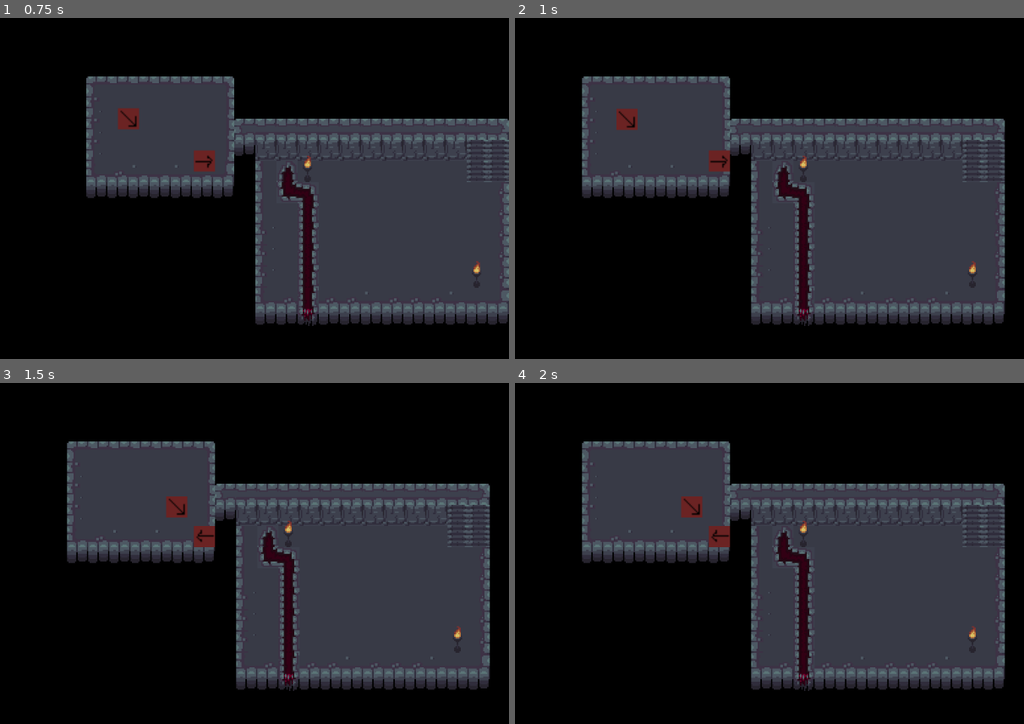
Above: before the commit, frames 1-4 (two rows, left to right).
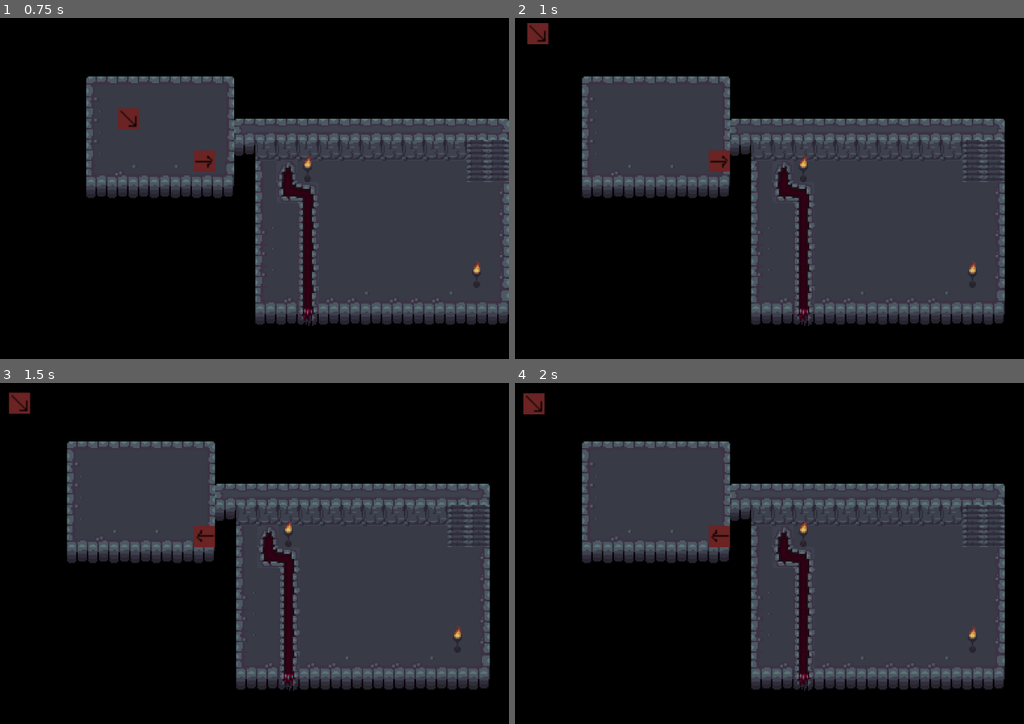
Above: after the commit, the same moments.

Repository: ellis-matthew4/TheLastCrusade
Game: Godot game, scene res://SceneManager.tscn
The game is run twice, just before and just after one commit, with the same random seed, the same clock (stepped at 60 frames per second) and the same inputs.
Inputs (mouse positions are in pixels of both pictures, inside the frame that each line leads up to):
- Up to frame 1 (0.75 s): tap Enter at 0.5 s; move the mouse to (320, 140) at 0.52 s; hold D (ui_right) from 0.53 s (still down)
- Up to frame 2 (1 s): keep holding D (ui_right)
- Up to frame 3 (1.5 s): move the mouse to (35, 546) at 1.27 s; release D (ui_right) at 1.28 s; hold S (ui_down) from 1.28 s (still down)
- Up to frame 4 (2 s): keep holding S (ui_down)

Frame 1 is identical in both runs. In frame 2, 0.5% of the frame differs, in the area x 2-25%, y 1-33%; in frame 3, 0.5%, in the area x 1-37%, y 2-40%; in frame 4, 0.5%.

Commit message:
Slightly improved pathfinding

Diff:
--- a/assets/scripts/priest.gd
+++ b/assets/scripts/priest.gd
@@ -52,7 +52,12 @@
 		for index in range(path.size()):
 			var distance_between_points = last_point.distance_to(path[0])
 			if distance <= distance_between_points and distance >= 0.0:
-				position = last_point.linear_interpolate(path[0], distance / distance_between_points)
+				motion = last_point.linear_interpolate(path[0], distance / distance_between_points)
+				if test_motion(motion):
+					position = motion
+				else:
+					motion *= Vector2(-1,-1)
+					position = motion
 				break
 			elif distance < 0.0:
 				position = path[0]
--- a/assets/tiles/tiles.tscn
+++ b/assets/tiles/tiles.tscn
@@ -8,32 +8,32 @@
 polygons = [ PoolIntArray( 0, 1, 0, 2, 3, 1 ) ]
 outlines = [ PoolVector2Array( 6, -10, -10, -10, 6, -10, 6, 6, -10, 6, -10, -10 ) ]
 
-[sub_resource type="RectangleShape2D" id=3]
+[sub_resource type="RectangleShape2D" id=2]
 
 custom_solver_bias = 0.0
 extents = Vector2( 8, 12 )
 
-[sub_resource type="RectangleShape2D" id=4]
+[sub_resource type="RectangleShape2D" id=3]
 
 custom_solver_bias = 0.0
 extents = Vector2( 4, 6 )
 
-[sub_resource type="RectangleShape2D" id=5]
+[sub_resource type="RectangleShape2D" id=4]
 
 custom_solver_bias = 0.0
 extents = Vector2( 8, 7 )
 
-[sub_resource type="RectangleShape2D" id=6]
+[sub_resource type="RectangleShape2D" id=5]
 
 custom_solver_bias = 0.0
 extents = Vector2( 7, 8 )
 
-[sub_resource type="RectangleShape2D" id=2]
+[sub_resource type="RectangleShape2D" id=6]
 
 custom_solver_bias = 0.0
 extents = Vector2( 8, 8 )
 
-[node name="root" type="Node2D"]
+[node name="root" type="Node2D" index="0"]
 
 _sections_unfolded = [ "Region", "Transform" ]
 
@@ -46,7 +46,6 @@
 
 [node name="NavigationPolygonInstance" type="NavigationPolygonInstance" parent="bigFloor0" index="0"]
 
-position = Vector2( 2, 2 )
 navpoly = SubResource( 1 )
 enabled = true
 _sections_unfolded = [ "Transform" ]
@@ -60,7 +59,6 @@
 
 [node name="NavigationPolygonInstance2" type="NavigationPolygonInstance" parent="bigFloor1" index="0"]
 
-position = Vector2( 2, 2 )
 navpoly = SubResource( 1 )
 enabled = true
 
@@ -73,7 +71,6 @@
 
 [node name="NavigationPolygonInstance3" type="NavigationPolygonInstance" parent="bigFloor2" index="0"]
 
-position = Vector2( 2, 2 )
 navpoly = SubResource( 1 )
 enabled = true
 
@@ -86,7 +83,6 @@
 
 [node name="NavigationPolygonInstance4" type="NavigationPolygonInstance" parent="bigFloor3" index="0"]
 
-position = Vector2( 2, 2 )
 navpoly = SubResource( 1 )
 enabled = true
 
@@ -99,7 +95,6 @@
 
 [node name="NavigationPolygonInstance5" type="NavigationPolygonInstance" parent="bigFloor4" index="0"]
 
-position = Vector2( 2, 2 )
 navpoly = SubResource( 1 )
 enabled = true
 
@@ -112,7 +107,6 @@
 
 [node name="NavigationPolygonInstance6" type="NavigationPolygonInstance" parent="bigFloor5" index="0"]
 
-position = Vector2( 2, 2 )
 navpoly = SubResource( 1 )
 enabled = true
 
@@ -125,7 +119,6 @@
 
 [node name="NavigationPolygonInstance7" type="NavigationPolygonInstance" parent="bigFloor6" index="0"]
 
-position = Vector2( 2, 2 )
 navpoly = SubResource( 1 )
 enabled = true
 
@@ -138,7 +131,6 @@
 
 [node name="NavigationPolygonInstance8" type="NavigationPolygonInstance" parent="bigFloor7" index="0"]
 
-position = Vector2( 2, 2 )
 navpoly = SubResource( 1 )
 enabled = true
 
@@ -151,7 +143,6 @@
 
 [node name="NavigationPolygonInstance9" type="NavigationPolygonInstance" parent="bigFloor8" index="0"]
 
-position = Vector2( 2, 2 )
 navpoly = SubResource( 1 )
 enabled = true
 
@@ -164,7 +155,6 @@
 
 [node name="NavigationPolygonInstance10" type="NavigationPolygonInstance" parent="bigFloor9" index="0"]
 
-position = Vector2( 2, 2 )
 navpoly = SubResource( 1 )
 enabled = true
 
@@ -177,7 +167,6 @@
 
 [node name="NavigationPolygonInstance11" type="NavigationPolygonInstance" parent="bigFloor10" index="0"]
 
-position = Vector2( 2, 2 )
 navpoly = SubResource( 1 )
 enabled = true
 
@@ -190,7 +179,6 @@
 
 [node name="NavigationPolygonInstance12" type="NavigationPolygonInstance" parent="bigFloor11" index="0"]
 
-position = Vector2( 2, 2 )
 navpoly = SubResource( 1 )
 enabled = true
 
@@ -203,7 +191,6 @@
 
 [node name="NavigationPolygonInstance13" type="NavigationPolygonInstance" parent="bigFloor12" index="0"]
 
-position = Vector2( 2, 2 )
 navpoly = SubResource( 1 )
 enabled = true
 
@@ -216,7 +203,6 @@
 
 [node name="NavigationPolygonInstance14" type="NavigationPolygonInstance" parent="bigFloor13" index="0"]
 
-position = Vector2( 2, 2 )
 navpoly = SubResource( 1 )
 enabled = true
 
@@ -229,7 +215,6 @@
 
 [node name="NavigationPolygonInstance15" type="NavigationPolygonInstance" parent="bigFloor14" index="0"]
 
-position = Vector2( 2, 2 )
 navpoly = SubResource( 1 )
 enabled = true
 
@@ -242,7 +227,6 @@
 
 [node name="NavigationPolygonInstance16" type="NavigationPolygonInstance" parent="bigFloor15" index="0"]
 
-position = Vector2( 2, 2 )
 navpoly = SubResource( 1 )
 enabled = true
 
@@ -255,7 +239,6 @@
 
 [node name="NavigationPolygonInstance17" type="NavigationPolygonInstance" parent="bigFloor16" index="0"]
 
-position = Vector2( 2, 2 )
 navpoly = SubResource( 1 )
 enabled = true
 
@@ -268,7 +251,6 @@
 
 [node name="NavigationPolygonInstance18" type="NavigationPolygonInstance" parent="bigFloor17" index="0"]
 
-position = Vector2( 2, 2 )
 navpoly = SubResource( 1 )
 enabled = true
 
@@ -316,7 +298,6 @@
 
 [node name="NavigationPolygonInstance19" type="NavigationPolygonInstance" parent="walkway0" index="0"]
 
-position = Vector2( 2, 2 )
 navpoly = SubResource( 1 )
 enabled = true
 
@@ -329,7 +310,6 @@
 
 [node name="NavigationPolygonInstance20" type="NavigationPolygonInstance" parent="walkway1" index="0"]
 
-position = Vector2( 2, 2 )
 navpoly = SubResource( 1 )
 enabled = true
 
@@ -342,7 +322,6 @@
 
 [node name="NavigationPolygonInstance21" type="NavigationPolygonInstance" parent="walkway2" index="0"]
 
-position = Vector2( 2, 2 )
 navpoly = SubResource( 1 )
 enabled = true
 
@@ -355,7 +334,6 @@
 
 [node name="NavigationPolygonInstance22" type="NavigationPolygonInstance" parent="walkway3" index="0"]
 
-position = Vector2( 2, 2 )
 navpoly = SubResource( 1 )
 enabled = true
 
@@ -368,7 +346,6 @@
 
 [node name="NavigationPolygonInstance23" type="NavigationPolygonInstance" parent="walkway4" index="0"]
 
-position = Vector2( 2, 2 )
 navpoly = SubResource( 1 )
 enabled = true
 
@@ -381,7 +358,6 @@
 
 [node name="NavigationPolygonInstance24" type="NavigationPolygonInstance" parent="walkway5" index="0"]
 
-position = Vector2( 2, 2 )
 navpoly = SubResource( 1 )
 enabled = true
 
@@ -394,7 +370,6 @@
 
 [node name="NavigationPolygonInstance25" type="NavigationPolygonInstance" parent="walkway6" index="0"]
 
-position = Vector2( 2, 2 )
 navpoly = SubResource( 1 )
 enabled = true
 
@@ -407,7 +382,6 @@
 
 [node name="NavigationPolygonInstance26" type="NavigationPolygonInstance" parent="walkway7" index="0"]
 
-position = Vector2( 2, 2 )
 navpoly = SubResource( 1 )
 enabled = true
 
@@ -448,7 +422,6 @@
 
 [node name="NavigationPolygonInstance27" type="NavigationPolygonInstance" parent="floor0" index="0"]
 
-position = Vector2( 2, 2 )
 navpoly = SubResource( 1 )
 enabled = true
 
@@ -461,7 +434,6 @@
 
 [node name="NavigationPolygonInstance28" type="NavigationPolygonInstance" parent="floor1" index="0"]
 
-position = Vector2( 2, 2 )
 navpoly = SubResource( 1 )
 enabled = true
 
@@ -474,7 +446,6 @@
 
 [node name="NavigationPolygonInstance29" type="NavigationPolygonInstance" parent="floor2" index="0"]
 
-position = Vector2( 2, 2 )
 navpoly = SubResource( 1 )
 enabled = true
 
@@ -487,7 +458,6 @@
 
 [node name="NavigationPolygonInstance30" type="NavigationPolygonInstance" parent="floor3" index="0"]
 
-position = Vector2( 2, 2 )
 navpoly = SubResource( 1 )
 enabled = true
 
@@ -500,7 +470,6 @@
 
 [node name="NavigationPolygonInstance31" type="NavigationPolygonInstance" parent="floor4" index="0"]
 
-position = Vector2( 2, 2 )
 navpoly = SubResource( 1 )
 enabled = true
 
@@ -513,7 +482,6 @@
 
 [node name="NavigationPolygonInstance32" type="NavigationPolygonInstance" parent="floor5" index="0"]
 
-position = Vector2( 2, 2 )
 navpoly = SubResource( 1 )
 enabled = true
 
@@ -526,7 +494,6 @@
 
 [node name="NavigationPolygonInstance33" type="NavigationPolygonInstance" parent="floor6" index="0"]
 
-position = Vector2( 2, 2 )
 navpoly = SubResource( 1 )
 enabled = true
 
@@ -539,7 +506,6 @@
 
 [node name="NavigationPolygonInstance34" type="NavigationPolygonInstance" parent="stairs0" index="0"]
 
-position = Vector2( 2, 2 )
 navpoly = SubResource( 1 )
 enabled = true
 
@@ -552,7 +518,6 @@
 
 [node name="NavigationPolygonInstance35" type="NavigationPolygonInstance" parent="stairs1" index="0"]
 
-position = Vector2( 2, 2 )
 navpoly = SubResource( 1 )
 enabled = true
 
@@ -565,7 +530,6 @@
 
 [node name="NavigationPolygonInstance36" type="NavigationPolygonInstance" parent="stairs2" index="0"]
 
-position = Vector2( 2, 2 )
 navpoly = SubResource( 1 )
 enabled = true
 
@@ -578,7 +542,6 @@
 
 [node name="NavigationPolygonInstance37" type="NavigationPolygonInstance" parent="stairs3" index="0"]
 
-position = Vector2( 2, 2 )
 navpoly = SubResource( 1 )
 enabled = true
 
@@ -591,7 +554,6 @@
 
 [node name="NavigationPolygonInstance38" type="NavigationPolygonInstance" parent="pool0" index="0"]
 
-position = Vector2( 2, 2 )
 navpoly = SubResource( 1 )
 enabled = true
 
@@ -604,7 +566,6 @@
 
 [node name="NavigationPolygonInstance39" type="NavigationPolygonInstance" parent="pool1" index="0"]
 
-position = Vector2( 2, 2 )
 navpoly = SubResource( 1 )
 enabled = true
 
@@ -617,7 +578,6 @@
 
 [node name="NavigationPolygonInstance40" type="NavigationPolygonInstance" parent="pool2" index="0"]
 
-position = Vector2( 2, 2 )
 navpoly = SubResource( 1 )
 enabled = true
 
@@ -630,7 +590,6 @@
 
 [node name="NavigationPolygonInstance41" type="NavigationPolygonInstance" parent="pool3" index="0"]
 
-position = Vector2( 2, 2 )
 navpoly = SubResource( 1 )
 enabled = true
 
@@ -643,7 +602,6 @@
 
 [node name="NavigationPolygonInstance42" type="NavigationPolygonInstance" parent="pool4" index="0"]
 
-position = Vector2( 2, 2 )
 navpoly = SubResource( 1 )
 enabled = true
 
@@ -656,7 +614,6 @@
 
 [node name="NavigationPolygonInstance43" type="NavigationPolygonInstance" parent="pool5" index="0"]
 
-position = Vector2( 2, 2 )
 navpoly = SubResource( 1 )
 enabled = true
 
@@ -669,7 +626,6 @@
 
 [node name="NavigationPolygonInstance44" type="NavigationPolygonInstance" parent="pool6" index="0"]
 
-position = Vector2( 2, 2 )
 navpoly = SubResource( 1 )
 enabled = true
 
@@ -682,7 +638,6 @@
 
 [node name="NavigationPolygonInstance45" type="NavigationPolygonInstance" parent="pool7" index="0"]
 
-position = Vector2( 2, 2 )
 navpoly = SubResource( 1 )
 enabled = true
 
@@ -695,7 +650,6 @@
 
 [node name="NavigationPolygonInstance46" type="NavigationPolygonInstance" parent="pool8" index="0"]
 
-position = Vector2( 2, 2 )
 navpoly = SubResource( 1 )
 enabled = true
 
@@ -708,7 +662,6 @@
 
 [node name="NavigationPolygonInstance47" type="NavigationPolygonInstance" parent="pool9" index="0"]
 
-position = Vector2( 2, 2 )
 navpoly = SubResource( 1 )
 enabled = true
 
@@ -721,7 +674,6 @@
 
 [node name="NavigationPolygonInstance48" type="NavigationPolygonInstance" parent="pool10" index="0"]
 
-position = Vector2( 2, 2 )
 navpoly = SubResource( 1 )
 enabled = true
 
@@ -734,7 +686,6 @@
 
 [node name="NavigationPolygonInstance49" type="NavigationPolygonInstance" parent="pool11" index="0"]
 
-position = Vector2( 2, 2 )
 navpoly = SubResource( 1 )
 enabled = true
 
@@ -747,7 +698,6 @@
 
 [node name="NavigationPolygonInstance50" type="NavigationPolygonInstance" parent="pool12" index="0"]
 
-position = Vector2( 2, 2 )
 navpoly = SubResource( 1 )
 enabled = true
 
@@ -760,7 +710,6 @@
 
 [node name="NavigationPolygonInstance51" type="NavigationPolygonInstance" parent="pool13" index="0"]
 
-position = Vector2( 2, 2 )
 navpoly = SubResource( 1 )
 enabled = true
 
@@ -773,7 +722,6 @@
 
 [node name="NavigationPolygonInstance52" type="NavigationPolygonInstance" parent="pool14" index="0"]
 
-position = Vector2( 2, 2 )
 navpoly = SubResource( 1 )
 enabled = true
 
@@ -786,7 +734,6 @@
 
 [node name="NavigationPolygonInstance53" type="NavigationPolygonInstance" parent="pool15" index="0"]
 
-position = Vector2( 2, 2 )
 navpoly = SubResource( 1 )
 enabled = true
 
@@ -799,7 +746,6 @@
 
 [node name="NavigationPolygonInstance54" type="NavigationPolygonInstance" parent="pool16" index="0"]
 
-position = Vector2( 2, 2 )
 navpoly = SubResource( 1 )
 enabled = true
 
@@ -812,7 +758,6 @@
 
 [node name="NavigationPolygonInstance55" type="NavigationPolygonInstance" parent="pool17" index="0"]
 
-position = Vector2( 2, 2 )
 navpoly = SubResource( 1 )
 enabled = true
 
@@ -825,7 +770,6 @@
 
 [node name="NavigationPolygonInstance56" type="NavigationPolygonInstance" parent="platform0" index="0"]
 
-position = Vector2( 2, 2 )
 navpoly = SubResource( 1 )
 enabled = true
 
@@ -838,7 +782,6 @@
 
 [node name="NavigationPolygonInstance57" type="NavigationPolygonInstance" parent="platform1" index="0"]
 
-position = Vector2( 2, 2 )
 navpoly = SubResource( 1 )
 enabled = true
 
@@ -851,7 +794,6 @@
 
 [node name="NavigationPolygonInstance58" type="NavigationPolygonInstance" parent="platform2" index="0"]
 
-position = Vector2( 2, 2 )
 navpoly = SubResource( 1 )
 enabled = true
 
@@ -864,7 +806,6 @@
 
 [node name="NavigationPolygonInstance59" type="NavigationPolygonInstance" parent="platform3" index="0"]
 
-position = Vector2( 2, 2 )
 navpoly = SubResource( 1 )
 enabled = true
 
@@ -877,7 +818,6 @@
 
 [node name="NavigationPolygonInstance60" type="NavigationPolygonInstance" parent="platform4" index="0"]
 
-position = Vector2( 2, 2 )
 navpoly = SubResource( 1 )
 enabled = true
 
@@ -891,7 +831,6 @@
 
 [node name="NavigationPolygonInstance61" type="NavigationPolygonInstance" parent="canal0" index="0"]
 
-position = Vector2( 2, 2 )
 navpoly = SubResource( 1 )
 enabled = true
 _sections_unfolded = [ "Transform" ]
@@ -906,7 +845,6 @@
 
 [node name="NavigationPolygonInstance62" type="NavigationPolygonInstance" parent="canal1" index="0"]
 
-position = Vector2( 2, 2 )
 navpoly = SubResource( 1 )
 enabled = true
 _sections_unfolded = [ "Transform" ]
@@ -920,7 +858,6 @@
 
 [node name="NavigationPolygonInstance63" type="NavigationPolygonInstance" parent="canal2" index="0"]
 
-position = Vector2( 2, 2 )
 navpoly = SubResource( 1 )
 enabled = true
 _sections_unfolded = [ "Transform" ]
@@ -934,7 +871,6 @@
 
 [node name="NavigationPolygonInstance64" type="NavigationPolygonInstance" parent="canal3" index="0"]
 
-position = Vector2( 2, 2 )
 navpoly = SubResource( 1 )
 enabled = true
 _sections_unfolded = [ "Transform" ]
@@ -948,7 +884,6 @@
 
 [node name="NavigationPolygonInstance65" type="NavigationPolygonInstance" parent="canal4" index="0"]
 
-position = Vector2( 2, 2 )
 navpoly = SubResource( 1 )
 enabled = true
 _sections_unfolded = [ "Transform" ]
@@ -962,7 +897,6 @@
 
 [node name="NavigationPolygonInstance66" type="NavigationPolygonInstance" parent="canal5" index="0"]
 
-position = Vector2( 2, 2 )
 navpoly = SubResource( 1 )
 enabled = true
 _sections_unfolded = [ "Transform" ]
@@ -976,7 +910,6 @@
 
 [node name="NavigationPolygonInstance67" type="NavigationPolygonInstance" parent="canal6" index="0"]
 
-position = Vector2( 2, 2 )
 navpoly = SubResource( 1 )
 enabled = true
 _sections_unfolded = [ "Transform" ]
@@ -990,7 +923,6 @@
 
 [node name="NavigationPolygonInstance68" type="NavigationPolygonInstance" parent="canal7" index="0"]
 
-position = Vector2( 2, 2 )
 navpoly = SubResource( 1 )
 enabled = true
 _sections_unfolded = [ "Transform" ]
@@ -1004,7 +936,6 @@
 
 [node name="NavigationPolygonInstance69" type="NavigationPolygonInstance" parent="canal8" index="0"]
 
-position = Vector2( 2, 2 )
 navpoly = SubResource( 1 )
 enabled = true
 _sections_unfolded = [ "Transform" ]
@@ -1018,7 +949,6 @@
 
 [node name="NavigationPolygonInstance70" type="NavigationPolygonInstance" parent="canal9" index="0"]
 
-position = Vector2( 2, 2 )
 navpoly = SubResource( 1 )
 enabled = true
 _sections_unfolded = [ "Transform" ]
@@ -1032,7 +962,6 @@
 
 [node name="NavigationPolygonInstance71" type="NavigationPolygonInstance" parent="canal10" index="0"]
 
-position = Vector2( 2, 2 )
 navpoly = SubResource( 1 )
 enabled = true
 _sections_unfolded = [ "Transform" ]
@@ -1046,7 +975,6 @@
 
 [node name="NavigationPolygonInstance72" type="NavigationPolygonInstance" parent="canal11" index="0"]
 
-position = Vector2( 2, 2 )
 navpoly = SubResource( 1 )
 enabled = true
 _sections_unfolded = [ "Transform" ]
@@ -1060,7 +988,6 @@
 
 [node name="NavigationPolygonInstance73" type="NavigationPolygonInstance" parent="canal12" index="0"]
 
-position = Vector2( 2, 2 )
 navpoly = SubResource( 1 )
 enabled = true
 _sections_unfolded = [ "Transform" ]
@@ -1074,7 +1001,6 @@
 
 [node name="NavigationPolygonInstance74" type="NavigationPolygonInstance" parent="canal13" index="0"]
 
-position = Vector2( 2, 2 )
 navpoly = SubResource( 1 )
 enabled = true
 _sections_unfolded = [ "Transform" ]
@@ -1088,7 +1014,6 @@
 
 [node name="NavigationPolygonInstance75" type="NavigationPolygonInstance" parent="canal14" index="0"]
 
-position = Vector2( 2, 2 )
 navpoly = SubResource( 1 )
 enabled = true
 _sections_unfolded = [ "Transform" ]
@@ -1102,7 +1027,6 @@
 
 [node name="NavigationPolygonInstance76" type="NavigationPolygonInstance" parent="path0" index="0"]
 
-position = Vector2( 2, 2 )
 navpoly = SubResource( 1 )
 enabled = true
 _sections_unfolded = [ "Transform" ]
@@ -1116,7 +1040,6 @@
 
 [node name="NavigationPolygonInstance77" type="NavigationPolygonInstance" parent="path1" index="0"]
 
-position = Vector2( 2, 2 )
 navpoly = SubResource( 1 )
 enabled = true
 _sections_unfolded = [ "Transform" ]
@@ -1130,7 +1053,6 @@
 
 [node name="NavigationPolygonInstance78" type="NavigationPolygonInstance" parent="path2" index="0"]
 
-position = Vector2( 2, 2 )
 navpoly = SubResource( 1 )
 enabled = true
 _sections_unfolded = [ "Transform" ]
@@ -1144,7 +1066,6 @@
 
 [node name="NavigationPolygonInstance79" type="NavigationPolygonInstance" parent="path3" index="0"]
 
-position = Vector2( 2, 2 )
 navpoly = SubResource( 1 )
 enabled = true
 _sections_unfolded = [ "Transform" ]
@@ -1158,7 +1079,6 @@
 
 [node name="NavigationPolygonInstance80" type="NavigationPolygonInstance" parent="path4" index="0"]
 
-position = Vector2( 2, 2 )
 navpoly = SubResource( 1 )
 enabled = true
 _sections_unfolded = [ "Transform" ]
@@ -1172,7 +1092,6 @@
 
 [node name="NavigationPolygonInstance81" type="NavigationPolygonInstance" parent="path5" index="0"]
 
-position = Vector2( 2, 2 )
 navpoly = SubResource( 1 )
 enabled = true
 _sections_unfolded = [ "Transform" ]
@@ -1186,7 +1105,6 @@
 
 [node name="NavigationPolygonInstance82" type="NavigationPolygonInstance" parent="path6" index="0"]
 
-position = Vector2( 2, 2 )
 navpoly = SubResource( 1 )
 enabled = true
 _sections_unfolded = [ "Transform" ]
@@ -1200,7 +1118,6 @@
 
 [node name="NavigationPolygonInstance83" type="NavigationPolygonInstance" parent="path7" index="0"]
 
-position = Vector2( 2, 2 )
 navpoly = SubResource( 1 )
 enabled = true
 _sections_unfolded = [ "Transform" ]
@@ -1214,7 +1131,6 @@
 
 [node name="NavigationPolygonInstance84" type="NavigationPolygonInstance" parent="path8" index="0"]
 
-position = Vector2( 2, 2 )
 navpoly = SubResource( 1 )
 enabled = true
 _sections_unfolded = [ "Transform" ]
@@ -1228,7 +1144,6 @@
 
 [node name="NavigationPolygonInstance85" type="NavigationPolygonInstance" parent="path9" index="0"]
 
-position = Vector2( 2, 2 )
 navpoly = SubResource( 1 )
 enabled = true
 _sections_unfolded = [ "Transform" ]
@@ -1242,7 +1157,6 @@
 
 [node name="NavigationPolygonInstance86" type="NavigationPolygonInstance" parent="path10" index="0"]
 
-position = Vector2( 2, 2 )
 navpoly = SubResource( 1 )
 enabled = true
 _sections_unfolded = [ "Transform" ]
@@ -1256,7 +1170,6 @@
 
 [node name="NavigationPolygonInstance87" type="NavigationPolygonInstance" parent="path11" index="0"]
 
-position = Vector2( 2, 2 )
 navpoly = SubResource( 1 )
 enabled = true
 _sections_unfolded = [ "Transform" ]
@@ -1270,7 +1183,6 @@
 
 [node name="NavigationPolygonInstance88" type="NavigationPolygonInstance" parent="path12" index="0"]
 
-position = Vector2( 2, 2 )
 navpoly = SubResource( 1 )
 enabled = true
 _sections_unfolded = [ "Transform" ]
@@ -1433,11 +1345,10 @@
 
 [node name="CollisionShape2D" type="CollisionShape2D" parent="wall1/StaticBody2D" index="0"]
 
-shape = SubResource( 2 )
+shape = SubResource( 6 )
 
 [node name="wall2" type="Sprite" parent="." index="105"]
 
-editor/display_folded = true
 position = Vector2( 260, 70 )
 texture = ExtResource( 1 )
 region_enabled = true
Not shown: 11 places in assets/tiles/tiles.tres that only renumber resources
Not shown: 10 places in assets/tiles/tiles.tscn that only renumber resources
